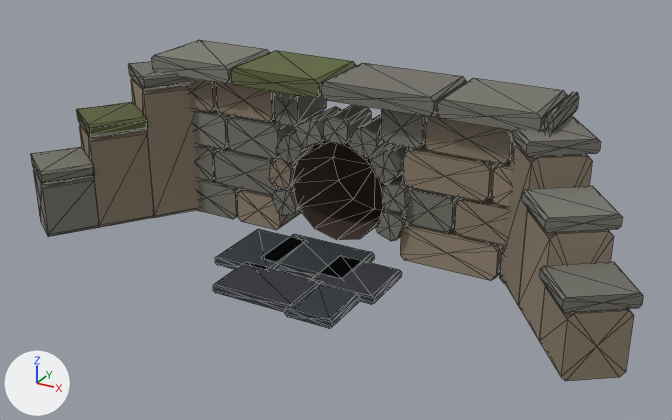
An edit to the glTF model public/assets/models/prop_culvert_headwall_a.glb, drawn before and after from the same camera.
Before and after are seen from a 50 mm camera at (3.14, -5.72, 3.17) aimed at (0.13, -0.27, 0.44). Arrows for +X, +Y and +Z are at lower left; the lights stay in place. The picture after the commit comes second. Mesh edges are drawn as thin lines. Where no turn or scale is listed for an object, it has been applied to the vertices. Vertices at exactly the same position are counted once.

The older version as bpy lines, for what is in view:
```python
me_mesh_0 = bpy.data.meshes.new('Mesh_0')
me_mesh_0.from_pydata(...)  # 921 vertices, 1636 faces; spans x -2.41..2.41, y -0.87..0.87, z -0.67..0.67
# faces by material slot: [448, 36, 160, 992]
me_mesh_0.materials.append(mat_stone_coastal_warm_01)
me_mesh_0.materials.append(mat_soil_shadow_01)
me_mesh_0.materials.append(mat_rock_coastal_dark_01)
me_mesh_0.materials.append(mat_stone_cool_01)
ob_prop_culvert_headwall_a_mesh = bpy.data.objects.new('prop_culvert_headwall_a_mesh', me_mesh_0)
ob_prop_culvert_headwall_a_mesh.location = (0.0, -0.225, 0.668)
```
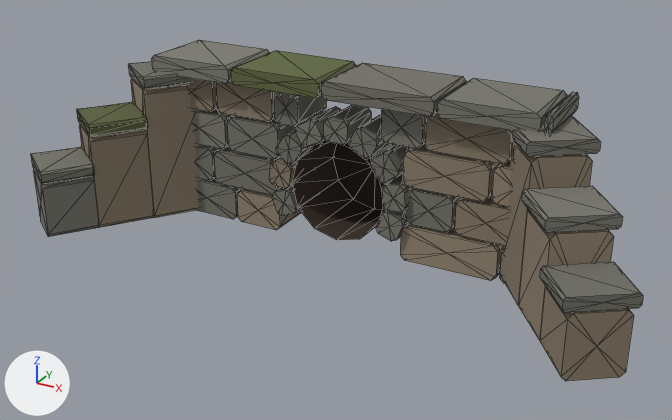
Where the newer file only moved an object's origin or applied its transform, the numbers keep the older frame.

What changed in the scene script:
```text
Change me_mesh_0:
    used by ob_prop_culvert_headwall_a_mesh; location = (0.0, -0.225, 0.668)
    remove me_mesh_0.from_pydata(...)  # 921 vertices, 1636 faces; spans x -2.41..2.41, y -0.87..0.87, z -0.67..0.67
    add me_mesh_0.from_pydata(...)  # 831 vertices, 1476 faces; spans x -2.41..2.41, y -0.79..0.88, z -0.66..0.67
    me_mesh_0 part 1: the loose piece of 18 vertices spanning x -0.66..-0.18, y -0.48..0.09, z -0.67..-0.6 is deleted
    me_mesh_0 part 2: the loose piece of 18 vertices spanning x -0.42..0.26, y -0.83..-0.44, z -0.67..-0.6 is deleted
    me_mesh_0 part 3: the loose piece of 18 vertices spanning x -0.36..0.36, y -0.34..0.15, z -0.67..-0.6 is deleted
    me_mesh_0 part 4: the loose piece of 18 vertices spanning x 0.14..0.66, y -0.46..-0.02, z -0.67..-0.6 is deleted
    me_mesh_0 part 5: the loose piece of 18 vertices spanning x 0.2..0.56, y -0.87..-0.48, z -0.67..-0.6 is deleted
    remove me_mesh_0.materials.append(mat_rock_coastal_dark_01)
```

Location of each change, (x1, y1, x2, y2) in pixels of the pictures (672 x 420 px):
part 1 of me_mesh_0, deleted
    before: (215, 229, 306, 270)
part 2 of me_mesh_0, deleted
    before: (213, 262, 322, 312)
part 3 of me_mesh_0, deleted
    before: (261, 234, 374, 278)
part 4 of me_mesh_0, deleted
    before: (312, 256, 402, 305)
part 5 of me_mesh_0, deleted
    before: (285, 283, 360, 328)
